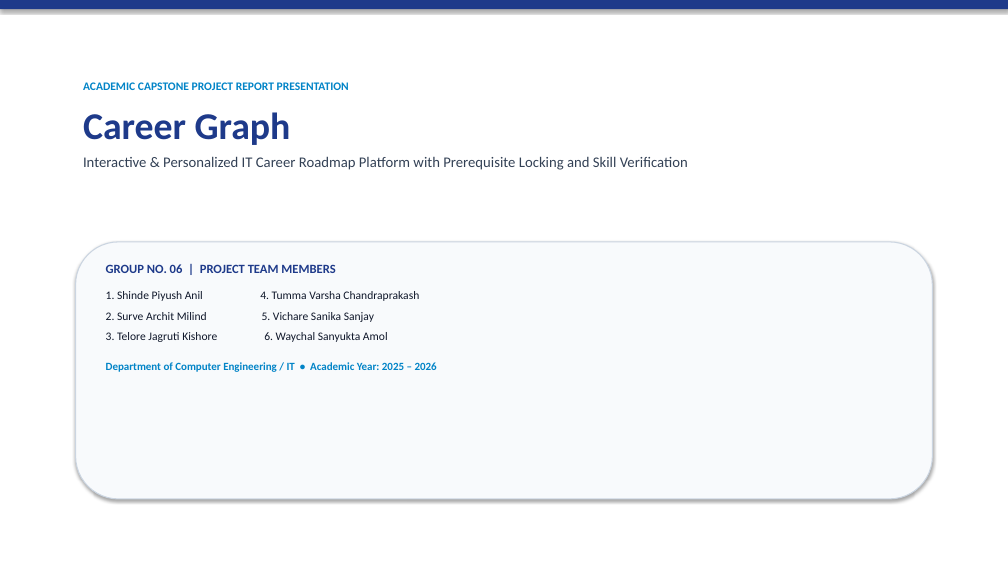
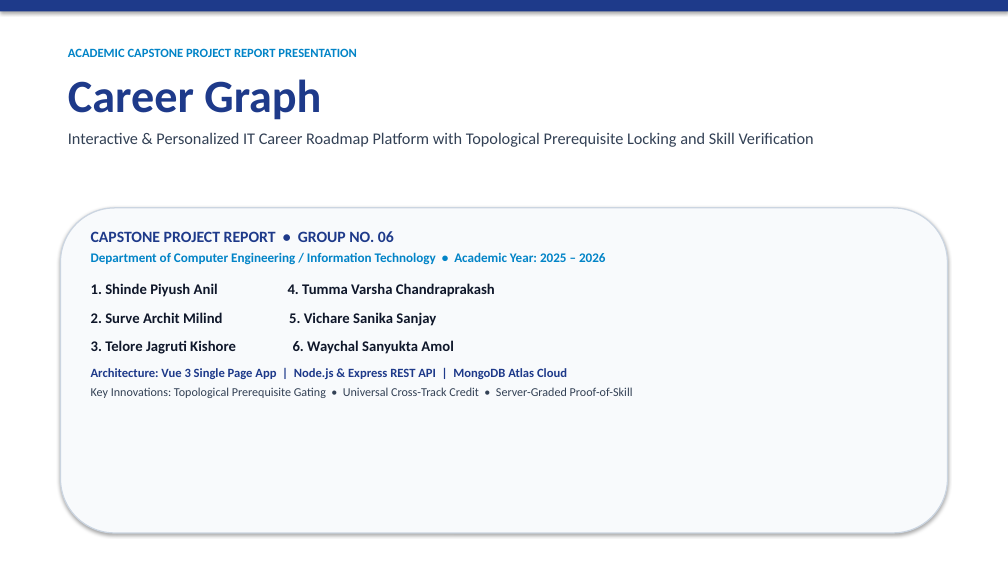
Before and after one commit to Pegasus707/Career-Graph, a slide deck: slide 1 of CareerGraph_Project_Presentation.pptx. Drawn at 1008x567 pixels with LibreOffice and Linux fonts; fonts in the diff are those of the drawing. Boxes give left, top, right and bottom in pixels: in the first picture for what was removed or moved away, otherwise in the second. Text is boxed around its words. In the diff, an @@ line names an element or a change of style, - is before the commit and + after.

Commit message:
docs: improve presentation with larger fonts, high-res diagrams, and advantages/disadvantages slide

```diff
--- a/CareerGraph_Project_Presentation.pptx
+++ b/CareerGraph_Project_Presentation.pptx
@@ text "ACADEMIC CAPSTONE PROJECT REPORT PRESENTATION": place and size @@
-text "ACADEMIC CAPSTONE PROJECT REPORT PRESENTATION" at [83, 82, 688, 170]
+text "ACADEMIC CAPSTONE PROJECT REPORT PRESENTATION" at [68, 48, 814, 147]
@@ text at [68, 48, 356, 120]: size 11 to 12 pt in "ACADEMIC CAPSTONE PROJECT REPORT PRESENTATION"; size 36 to 44 pt in "Career Graph"; less space between paragraphs @@
@@ text at [68, 132, 814, 147]: text changed; size 14 to 15.5 pt @@
-Interactive & Personalized IT Career Roadmap Platform with Prerequisite Locking and Skill Verification
+Interactive & Personalized IT Career Roadmap Platform with Topological Prerequisite Locking and Skill Verification
@@ rounded rectangle: place and size @@
-rounded rectangle at [76, 242, 932, 499]
+rounded rectangle at [60, 208, 948, 533]
@@ rounded rectangle at [60, 208, 948, 533]: outline #CBD5E1 1 pt to #CBD5E1 1.2 pt @@
@@ text "CAPSTONE PROJECT REPORT • GROUP ...": place and size @@
-text "CAPSTONE PROJECT REPORT • GROUP ..." at [106, 264, 437, 372]
+text "CAPSTONE PROJECT REPORT • GROUP ..." at [91, 231, 633, 398]
@@ text at [91, 231, 606, 265]: text changed; size 12 to 12.5 pt; text colour #1E3A8A to #0284C7 @@
-GROUP NO. 06 | PROJECT TEAM MEMBERS
+CAPSTONE PROJECT REPORT • GROUP NO. 06
+Department of Computer Engineering / Information Technology • Academic Year: 2025 – 2026
@@ text at [91, 283, 495, 354]: size 11 to 14 pt, bold on in "1. Shinde Piyush Anil 4. Tumma Varsha ...", "2. Surve Archit Milind 5. Vichare Sanika ...", "3. Telore Jagruti Kishore 6. Waychal Sanyukta ..."; more space between paragraphs; less space between paragraphs @@
@@ text at [91, 368, 633, 398]: text changed; size 10.5 to 11.5 pt; text colour #0284C7 to #334155; bold off @@
-Department of Computer Engineering / IT • Academic Year: 2025 – 2026
+Architecture: Vue 3 Single Page App | Node.js & Express REST API | MongoDB Atlas Cloud
+Key Innovations: Topological Prerequisite Gating • Universal Cross-Track Credit • Server-Graded Proof-of-Skill
```
Also in this commit, not shown: 11 other slides changed, 1 slide added, 1 slide removed, 3 other files.
